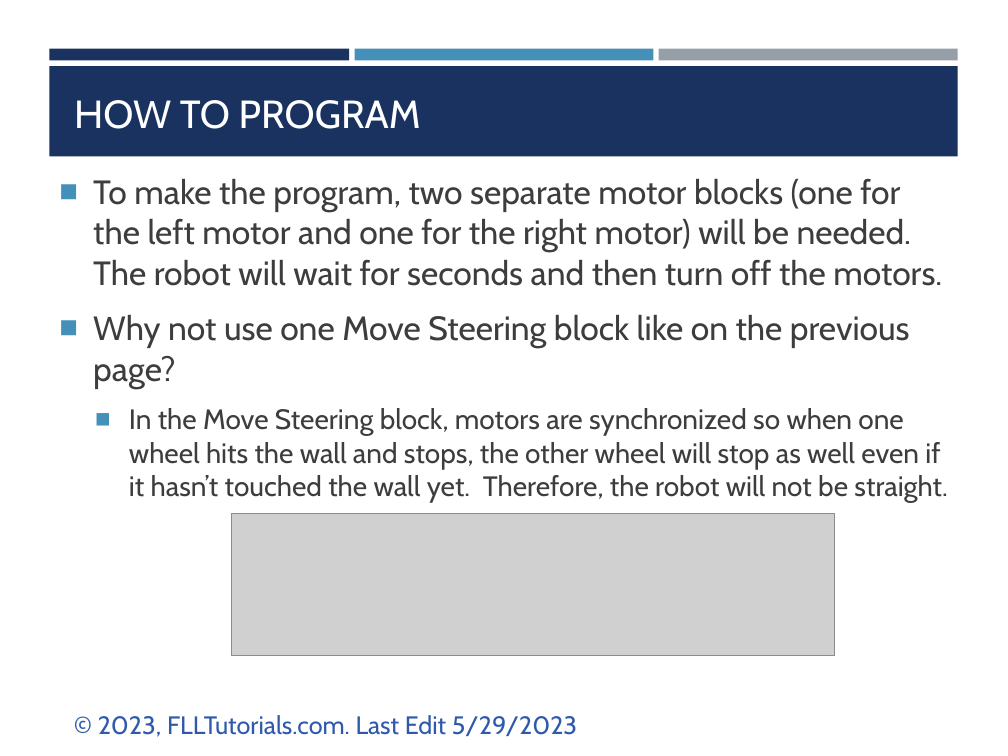
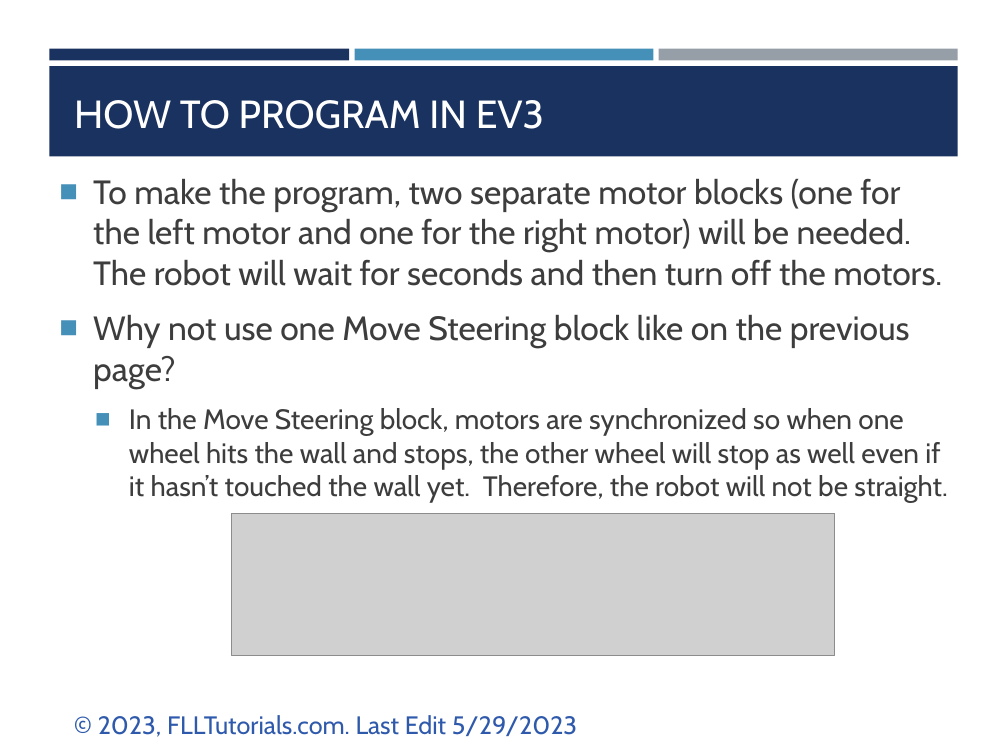
Before and after one commit to ev3lessons/FLL-Tutorials, a slide deck: slide 4 of translations/en-us/RobotGame/AlignonWalls.pptx. Drawn at 1008x756 pixels with LibreOffice and Linux fonts; fonts in the diff are those of the drawing; grey boxes stand for pictures. Boxes give left, top, right and bottom in pixels: in the first picture for what was removed or moved away, otherwise in the second. Text is boxed around its words. In the diff, an @@ line names an element or a change of style, - is before the commit and + after.

```diff
--- a/translations/en-us/RobotGame/AlignonWalls.pptx
+++ b/translations/en-us/RobotGame/AlignonWalls.pptx
@@ title at <box>74,100,544,129</box>: text changed @@
-HOW TO PROGRAM
+HOW TO PROGRAM IN EV3
```
Also in this commit, not shown: 1 other slide changed, 7 other files.
